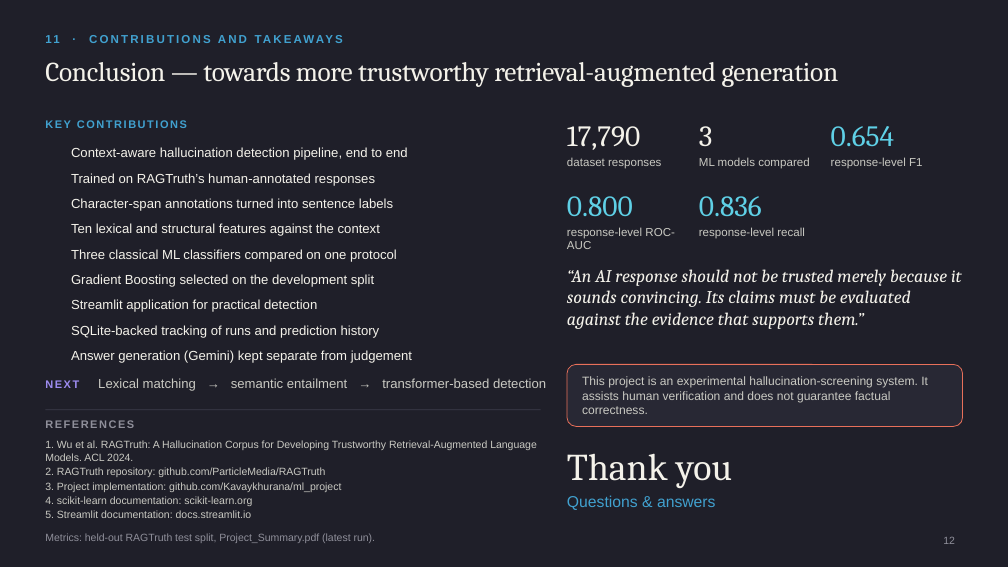
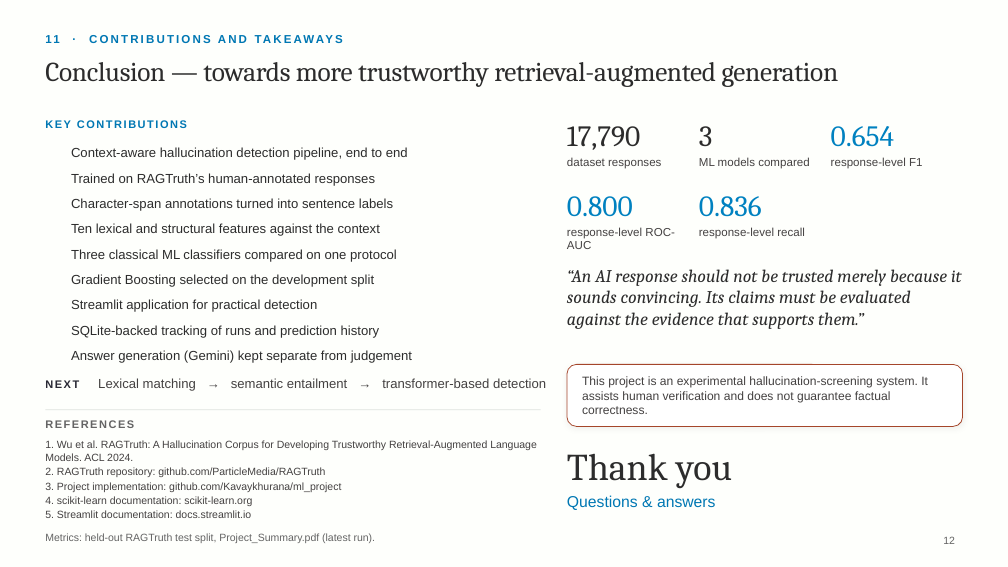
Before and after one commit to Kavaykhurana/ml_project, a slide deck: slide 12 of presentation/RAG_Hallucination_Detector.pptx. Drawn at 1008x567 pixels with LibreOffice and Linux fonts; fonts in the diff are those of the drawing; background and template pictures are left out. Boxes give left, top, right and bottom in pixels: in the first picture for what was removed or moved away, otherwise in the second. Text is boxed around its words. In the diff, an @@ line names an element or a change of style, - is before the commit and + after.

```diff
--- a/presentation/RAG_Hallucination_Detector.pptx
+++ b/presentation/RAG_Hallucination_Detector.pptx
@@ background #1F1F29 to #FEFFFC @@
@@ text colour #5FD0E6 to #0081C0 in 3 elements at [831, 126, 894, 147], [567, 196, 633, 217], [699, 196, 762, 217] @@
@@ text "NEXT" at [45, 380, 79, 388]: text colour #9D8CF0 to #282834 @@
@@ rounded rectangle at [567, 364, 963, 426]: fill #282834 to #FFFFFF; outline #E8705A 0.75 pt to #A5462B 0.75 pt; shadow on; proportions changed @@
@@ text colour #C9C9C2 to #444141 in 8 elements at [98, 378, 546, 391], [45, 440, 537, 518], [567, 157, 661, 169], [699, 157, 809, 169], [831, 157, 922, 169], [567, 227, 675, 249], [699, 227, 805, 239], [582, 376, 928, 414] @@
@@ line (45, 410) - (541, 410): stroke #3D3D4C 0.75 pt to #DEE2DE 0.75 pt @@
@@ text colour #F4F2EA to #2C2C2C in 14 elements at [45, 62, 839, 87], [71, 147, 408, 160], [71, 173, 375, 186], [71, 198, 393, 211], [71, 223, 380, 236], [71, 249, 397, 262], [71, 274, 374, 287], [71, 299, 317, 312], [71, 325, 380, 338], [71, 350, 412, 363], [567, 126, 640, 150], [699, 126, 713, 146], [567, 269, 962, 329], [567, 453, 732, 488] @@
@@ text colour #41A1CF to #0077B3 in 3 elements at [45, 35, 59, 43], [45, 120, 187, 128], [567, 495, 716, 510] @@
@@ text colour #8F8F9A to #646464 in 3 elements at [45, 533, 376, 543], [45, 420, 134, 428], [943, 536, 955, 544] @@
```
Also in this commit, not shown: 11 other slides changed, 1 other file.
